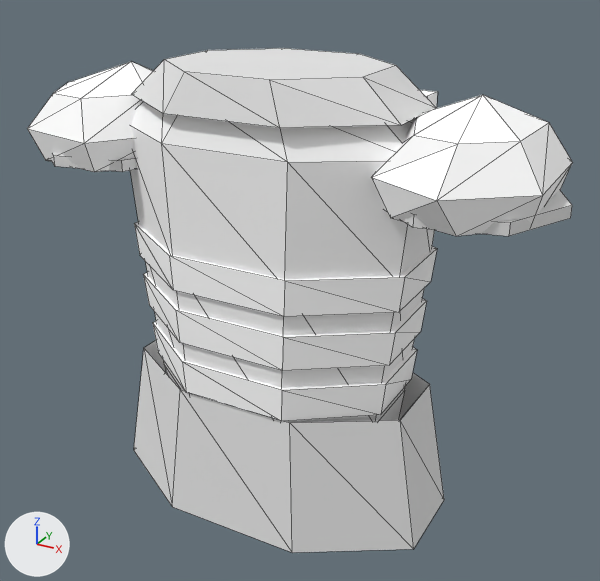
The OBJ model Models/person_thin_armor_plate.obj, before and after one commit.
The view is the same before and after, from a 50 mm lens placed at (0.564, -0.965, 0.914), pointed at (0.024, 0.017, 0.423). Every picture has the same lights, and +X, +Y and +Z are marked at lower left. The first picture is the older version. Mesh edges are drawn as thin lines. Where no turn or scale is listed for an object, it has been applied to the vertices. Vertices at exactly the same position are counted once.

Script lines for the objects in view, before the commit:
```python
me_person_thin_armor_plate = bpy.data.meshes.new('person_thin_armor_plate')
me_person_thin_armor_plate.from_pydata(...)  # 202 vertices, 254 faces; spans x -0.389..0.395, y -0.153..0.166, z 0.1..0.75
# faces by material slot: [65, 140, 49]
me_person_thin_armor_plate.materials.append(mat_stuff_plain)  # white #ffffff
me_person_thin_armor_plate.materials.append(mat_stuff_plain_light)  # white #ffffff
me_person_thin_armor_plate.materials.append(mat_stuff_plain_dark)  # white #e7e7e7
ob_person_thin_armor_plate = bpy.data.objects.new('person_thin_armor_plate', me_person_thin_armor_plate)
ob_person_thin_armor_plate.location = (0.0, 0.0, 0.0)
```
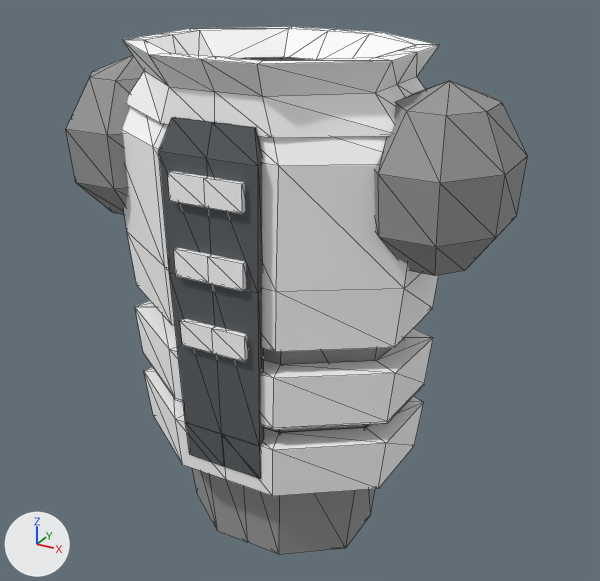
Where the change shows, as pixel boxes (x1, y1, x2, y2) in the pictures (600 x 581 px):
'person_thin_armor_plate', reshaped (15% narrower): before (28, 48, 573, 553); after (66, 26, 528, 555)
part 1 of me_person_thin_armor_plate, rebuilt: before (130, 102, 435, 423); after (192, 57, 403, 555)
part 2 of me_person_thin_armor_plate, rebuilt: before (28, 61, 153, 172); after (66, 55, 144, 215)
part 3 of me_person_thin_armor_plate, rebuilt (24% narrower, 38% taller): before (371, 95, 573, 236); after (374, 81, 528, 276)
part 4 of me_person_thin_armor_plate, rebuilt: before (134, 340, 444, 553); after (144, 367, 423, 496)
part 5 of me_person_thin_armor_plate, rebuilt: before (153, 321, 417, 421); after (135, 300, 433, 430)
part 6 of me_person_thin_armor_plate, rebuilt (40% taller): before (132, 48, 436, 128); after (123, 26, 439, 138)
part 7 of me_person_thin_armor_plate, added: after (122, 107, 439, 352)
part 8 of me_person_thin_armor_plate, added: after (158, 117, 264, 479)
part 9 of me_person_thin_armor_plate, deleted: before (52, 153, 137, 172)
part 10 of me_person_thin_armor_plate, deleted: before (383, 189, 572, 236)
part 11 of me_person_thin_armor_plate, built on: before (134, 90, 437, 371); after (168, 171, 248, 362)

What the commit changed:
Material 'stuff_rp_under' (mat_stuff_rp_under) is new.
Its base color is (0.32, 0.32, 0.32) (grey #999999).
Its roughness is 1.0.
Material 'rp_strap' (mat_rp_strap) is new.
Its base color is (0.1, 0.11, 0.12) (dark grey #595d61).
Its roughness is 1.0.
me_person_thin_armor_plate is used by ob_person_thin_armor_plate; location (0.0, 0.0, 0.0).
me_person_thin_armor_plate had 202 vertices, 254 faces and spanned x -0.389..0.395, y -0.153..0.166, z 0.1..0.75.
me_person_thin_armor_plate now has 518 vertices, 1012 faces and spans x -0.325..0.325, y -0.177..0.171, z 0.04..0.775.
me_person_thin_armor_plate part 1: the loose piece of 40 vertices spanning x -0.222..0.222, y -0.136..0.136, z 0.2..0.72 is rebuilt with 100 vertices and now spans x -0.203..0.203, y -0.125..0.125, z 0.04..0.742, in mat_stuff_rp_under (grey #999999).
me_person_thin_armor_plate part 2: the loose piece of 23 vertices spanning x -0.389..-0.156, y -0.136..0.149, z 0.584..0.73 is rebuilt with 34 vertices and now spans x -0.325..-0.147, y -0.116..0.116, z 0.52..0.745, in mat_stuff_rp_under (grey #999999).
me_person_thin_armor_plate part 3: the loose piece of 23 vertices spanning x 0.154..0.376, y -0.15..0.139, z 0.584..0.73 is rebuilt with 34 vertices and now spans x 0.147..0.325, y -0.116..0.116, z 0.52..0.745, in mat_stuff_rp_under (grey #999999).
me_person_thin_armor_plate part 4: the loose piece of 16 vertices spanning x -0.253..0.253, y -0.153..0.153, z 0.1..0.3 is rebuilt with 40 vertices and now spans x -0.207..0.207, y -0.162..0.16, z 0.155..0.27, in mat_stuff_plain (white #ffffff).
me_person_thin_armor_plate part 5: the loose piece of 16 vertices spanning x -0.196..0.196, y -0.137..0.137, z 0.3..0.35 is rebuilt with 60 vertices and now spans x -0.215..0.215, y -0.16..0.16, z 0.265..0.38, in mat_stuff_plain (white #ffffff).
me_person_thin_armor_plate part 6: the loose piece of 16 vertices spanning x -0.2..0.2, y -0.14..0.14, z 0.7..0.75 is rebuilt with 72 vertices and now spans x -0.206..0.206, y -0.171..0.171, z 0.69..0.775, in mat_stuff_plain (white #ffffff).
me_person_thin_armor_plate part 7: a new loose piece of 112 vertices spanning x -0.233..0.233, y -0.155..0.155, z 0.415..0.71, in mat_stuff_plain (white #ffffff).
me_person_thin_armor_plate part 8: a new loose piece of 30 vertices spanning x -0.072..0.072, y -0.169..-0.137, z 0.215..0.7, in mat_rp_strap (dark grey #595d61).
me_person_thin_armor_plate part 9: the loose piece of 14 vertices spanning x -0.382..-0.15, y -0.119..0.119, z 0.6..0.616 is deleted.
me_person_thin_armor_plate part 10: the loose piece of 14 vertices spanning x 0.162..0.395, y -0.119..0.119, z 0.6..0.616 is deleted.
Part 11, on me_person_thin_armor_plate:
40 vertices are removed from x -0.215..0.215, y -0.14..0.166, z 0.38..0.7.
39 faces are deleted.
28 vertices are added at x -0.054..0.054, y -0.177..-0.159, z 0.402..0.638.
8 new vertices lie (0.0, 0.0, 0.036) away from vertices in x -0.051..0.051, y -0.177..-0.161, z 0.502..0.602.
60 new faces join them, mat_stuff_plain (white #ffffff).
me_person_thin_armor_plate no longer uses material mat_stuff_plain_light (white #ffffff).
me_person_thin_armor_plate no longer uses material mat_stuff_plain_dark (white #e7e7e7).
me_person_thin_armor_plate gains material mat_stuff_rp_under (grey #999999).
me_person_thin_armor_plate gains material mat_rp_strap (dark grey #595d61).
